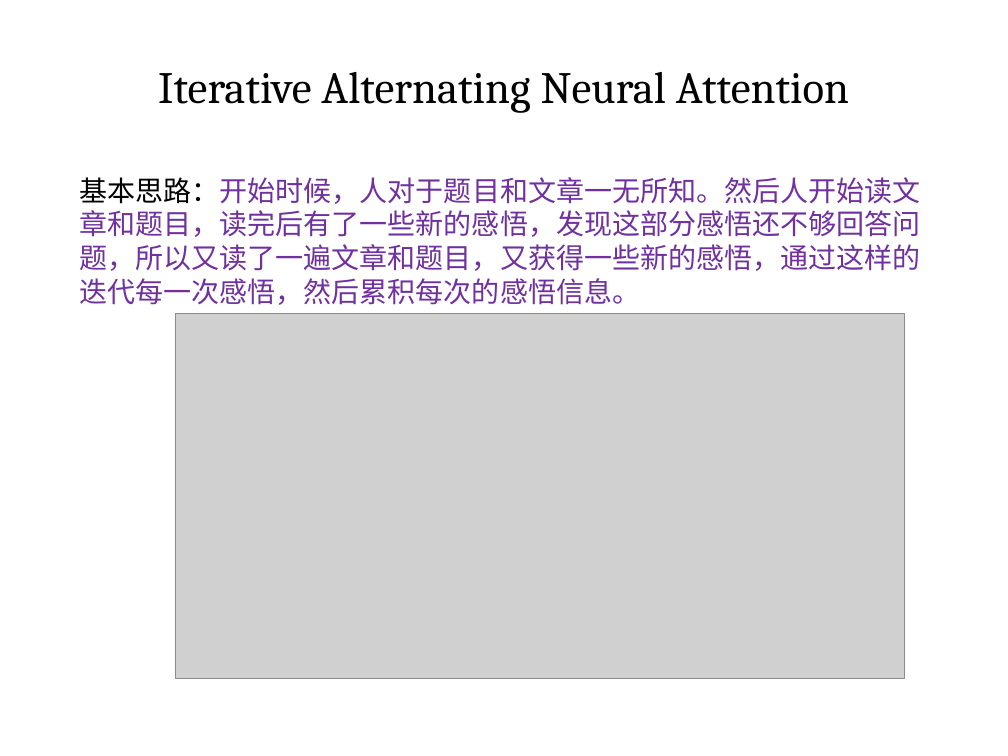
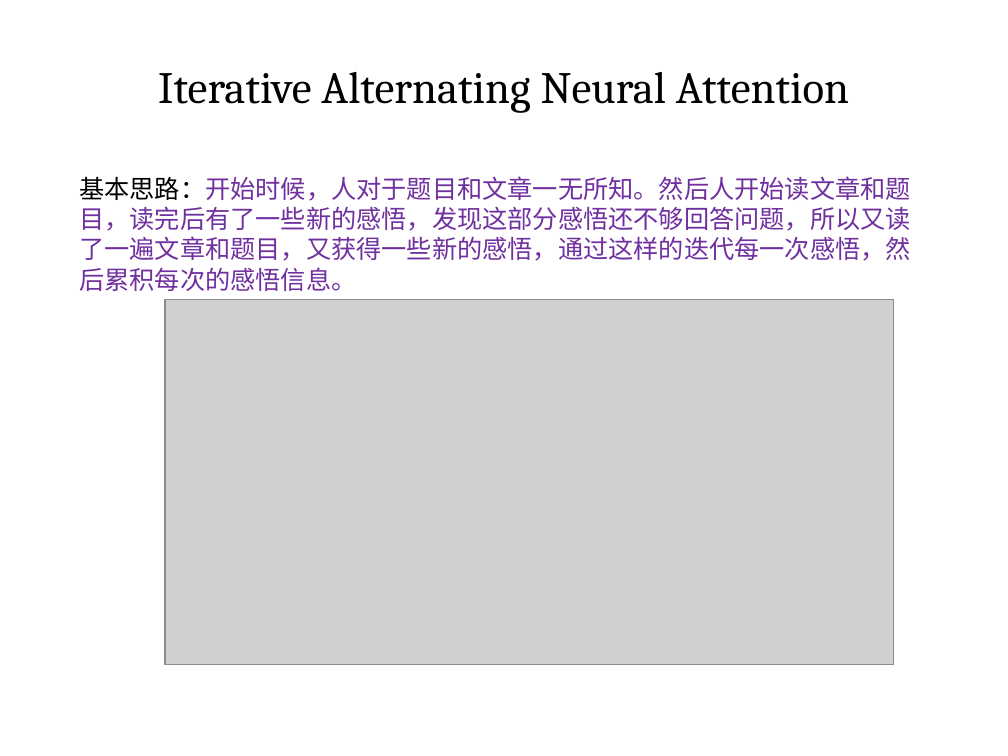
Before and after one commit to coddinglxf/readcomprehension, a slide deck: slide 18 of Reading Comprehensive.pptx (slide 16 before the commit). Drawn at 1008x756 pixels with LibreOffice and Linux fonts; fonts in the diff are those of the drawing; grey boxes stand for pictures. Boxes give left, top, right and bottom in pixels: in the first picture for what was removed or moved away, otherwise in the second. Text is boxed around its words. In the diff, an @@ line names an element or a change of style, - is before the commit and + after.

```diff
--- a/Reading Comprehensive.pptx
+++ b/Reading Comprehensive.pptx
@@ text "基本思路：开始时候，人对于题目和文章一无所知。然后人开始读文章和题目，读完后有了一些新的感悟，发现这部分感悟还不够回答问 ..." at (x1=79, y1=176, x2=911, y2=291): size 20 to 18 pt @@
@@ picture moved from (x1=175, y1=313, x2=904, y2=679) to (x1=165, y1=299, x2=894, y2=665) @@
```
Also in this commit, not shown: 11 other slides changed, 4 slides added, 1 slide removed, 4 other files.
